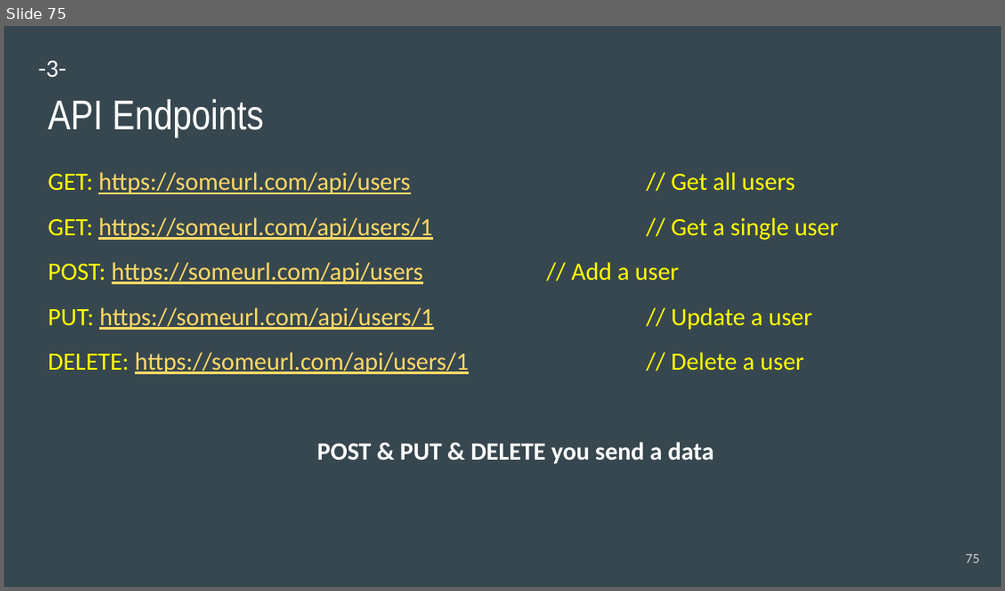
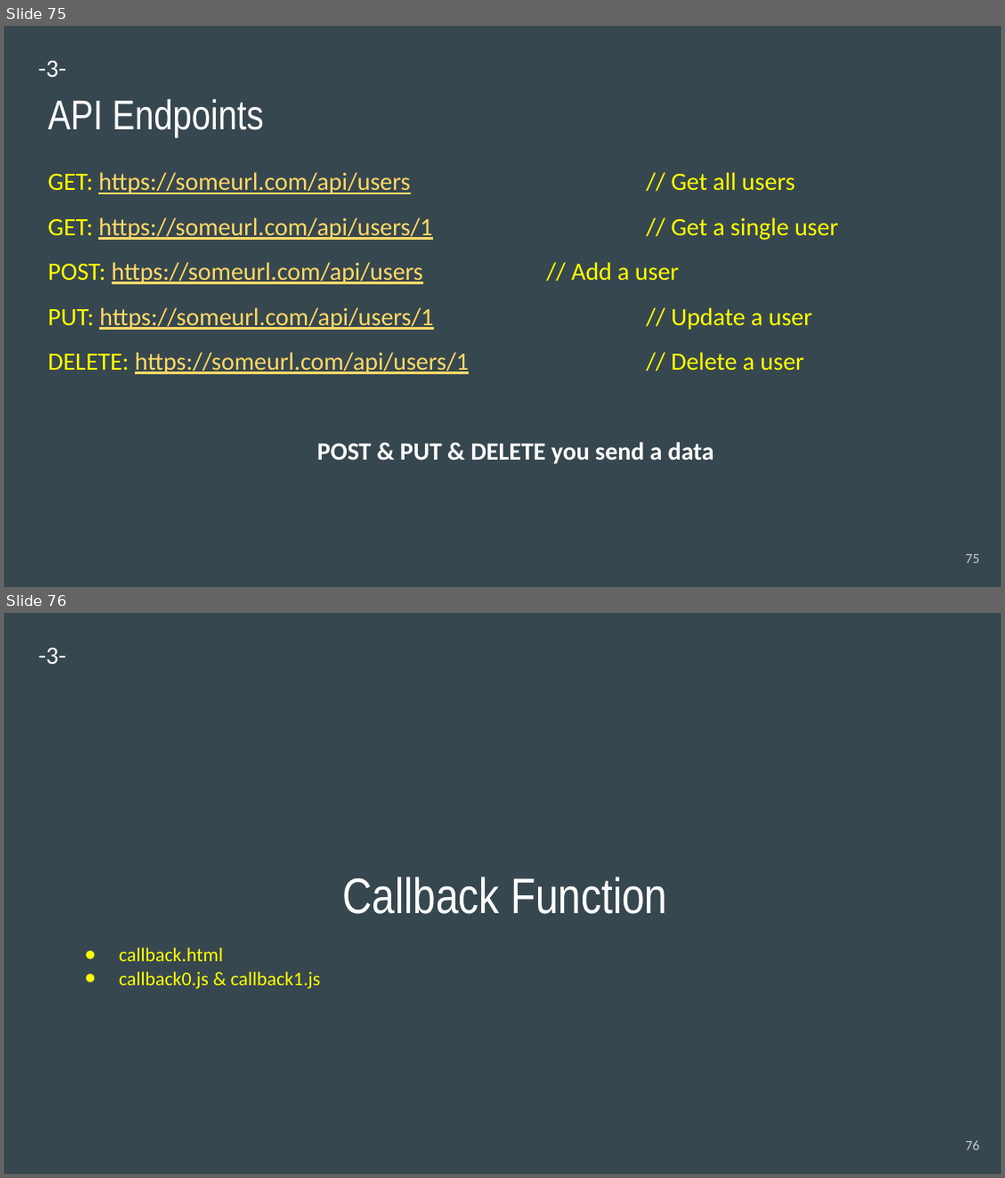
Before and after one commit to engwsalama/webdev_ajax, a slide deck: 2020-WebDev_js.pptx. Shown one above the other, each under a label of ours: slide 75 before the commit, slides 75 and 76 after it. The pictures are 1005x591 and 1005x1178 pixels, drawn with LibreOffice and Linux fonts; fonts in the diff are those of the drawing. Boxes give left, top, right and bottom in pixels: in the first picture for what was removed or moved away, otherwise in the second. Text is boxed around its words. In the diff, an @@ line names an element or a change of style, - is before the commit and + after.

Commit message:
callback

```diff
--- a/2020-WebDev_js.pptx
+++ b/2020-WebDev_js.pptx
@@ slide 76 added at (x1=4, y1=613, x2=1001, y2=1174), background #37474F @@
@@ text added at (x1=39, y1=648, x2=66, y2=664), 18 pt, text #FFFFFF @@
+-3-
@@ title added at (x1=343, y1=876, x2=667, y2=914), 36 pt, text #FFFFFF @@
+Callback Function
@@ text added at (x1=119, y1=948, x2=321, y2=989), 14 pt, text #FFFF00 @@
+● callback.html
+● callback0.js & callback1.js
@@ page number added at (x1=965, y1=1140, x2=979, y2=1150), 10 pt, text #CACACA @@
+76
```
Also in this commit, not shown: 3 other files.
